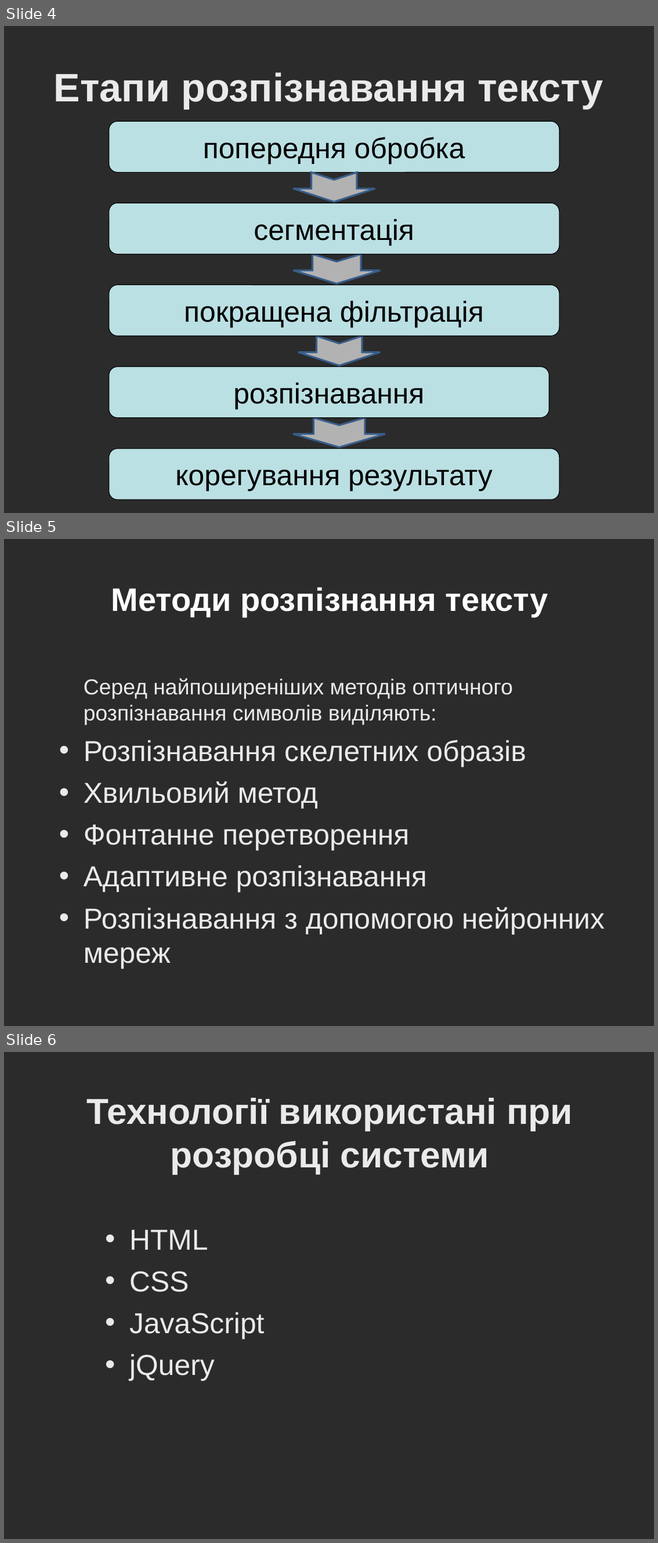
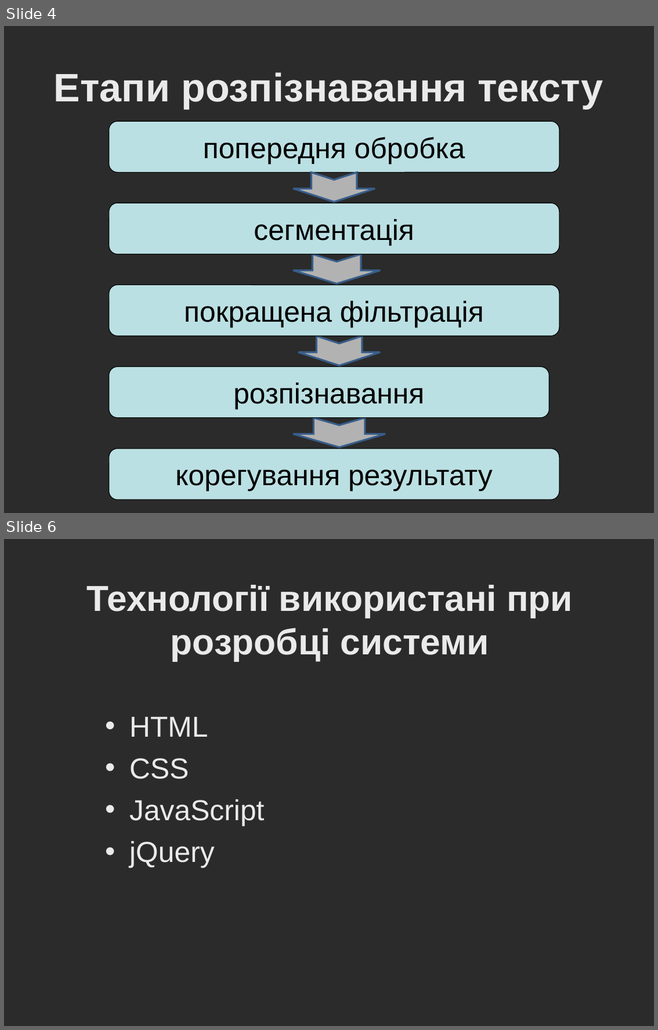
Before and after one commit to idutka/ocr, a slide deck: diploma/prezentation.ppt. Shown one above the other, each under a label of ours: slides 4, 5 and 6 before the commit, slides 4 and 6 after it; the slides between them are not shown. The pictures are 658x1543 and 658x1030 pixels, drawn with LibreOffice and Linux fonts; fonts in the diff are those of the drawing; background and template pictures are left out; a plain dark background stands for a picture behind light text. Boxes give left, top, right and bottom in pixels: in the first picture for what was removed or moved away, otherwise in the second. Text is boxed around its words. In the diff, an @@ line names an element or a change of style, - is before the commit and + after.

```diff
--- a/diploma/prezentation.ppt
+++ b/diploma/prezentation.ppt
@@ slide 5 removed at [4, 539, 654, 1026], background picture (left out) @@
@@ title removed at [111, 587, 548, 617] @@
-Методи розпізнання тексту
@@ text removed at [83, 678, 604, 969] @@
-Серед найпоширеніших методів оптичного розпізнавання символів виділяють:
-• Розпізнавання скелетних образів
-• Хвильовий метод
-• Фонтанне перетворення
-• Адаптивне розпізнавання
-• Розпізнавання з допомогою нейронних мереж
```
Also in this commit, not shown: 1 slide changed, 1 slide added, 1 other file.
